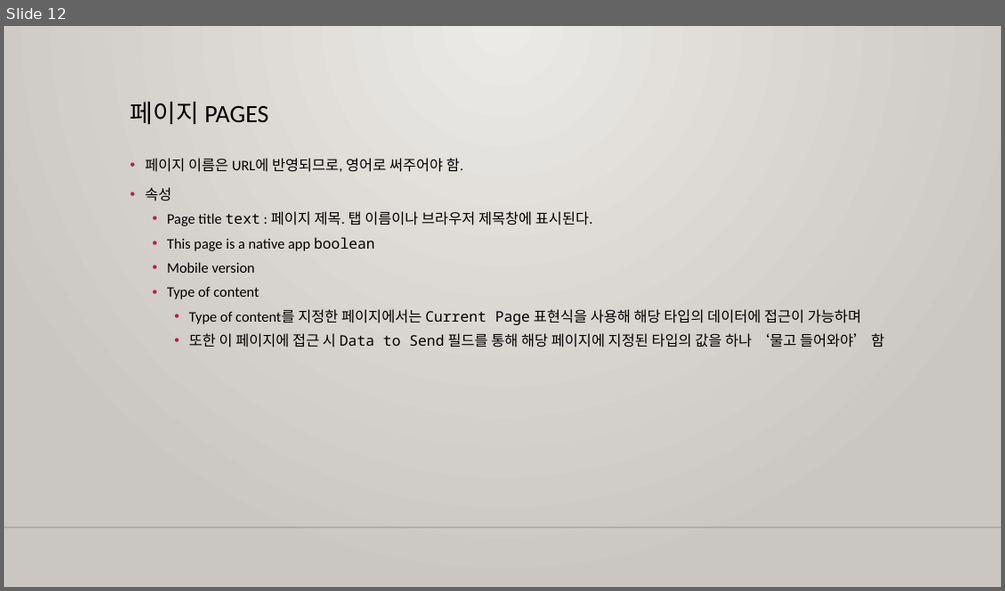
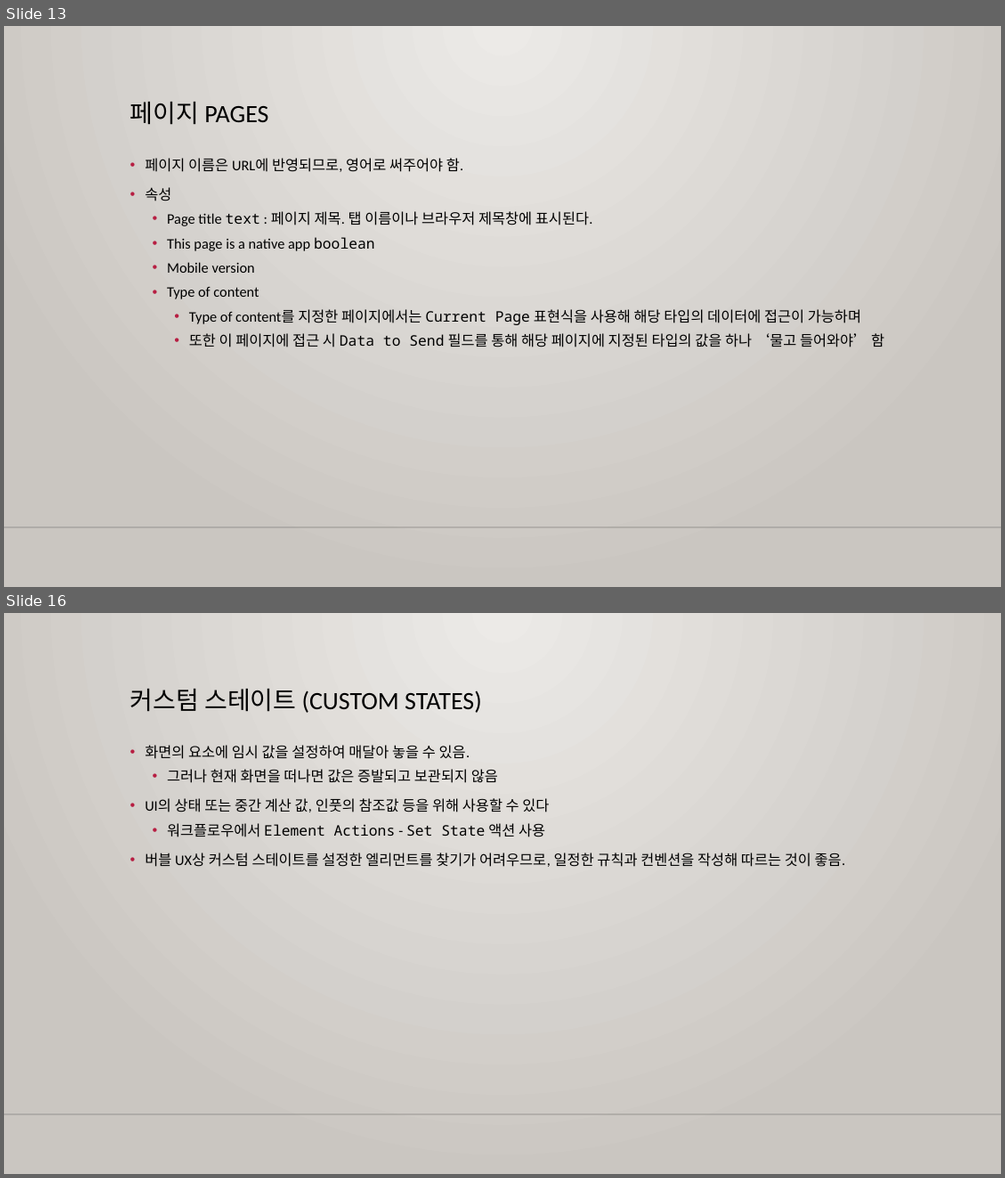
Before and after one commit to m00nlygreat/obsidian-vault, a slide deck: 노코드 엔지니어링/노코드 최강자 버블.pptx. Shown one above the other, each under a label of ours: slide 12 before the commit, slides 13 and 16 after it; the slides between them are not shown. The pictures are 1005x591 and 1005x1178 pixels, drawn with LibreOffice and Linux fonts; fonts in the diff are those of the drawing; background and template pictures are left out. Boxes give left, top, right and bottom in pixels: in the first picture for what was removed or moved away, otherwise in the second. Text is boxed around its words. In the diff, an @@ line names an element or a change of style, - is before the commit and + after.

Commit message:
백업 완료: 2023-11-26 06:30:42
Affected files:
노코드 엔지니어링/노코드 최강자 버블.md
노코드 엔지니어링/노코드 최강자 버블.pptx

```diff
--- a/노코드 엔지니어링/노코드 최강자 버블.pptx
+++ b/노코드 엔지니어링/노코드 최강자 버블.pptx
@@ slide 16 added at [4,613,1001,1174], background gradient #ECEAE7 to #CAC7C1; not listed: 1 template element that a slide beside it also shows @@
@@ title added at [130,689,482,713], 24 pt, text #000000 @@
+커스텀 스테이트 (CUSTOM STATES)
@@ text added at [145,745,846,867], 14 pt, text #000000 @@
+• 화면의 요소에 임시 값을 설정하여 매달아 놓을 수 있음.
+  • 그러나 현재 화면을 떠나면 값은 증발되고 보관되지 않음
+• UI의 상태 또는 중간 계산 값, 인풋의 참조값 등을 위해 사용할 수 있다
+  • 워크플로우에서 Element Actions - Set State 액션 사용
+• 버블 UX상 커스텀 스테이트를 설정한 엘리먼트를 찾기가 어려우므로, 일정한 규칙과 컨벤션을 작성해 따르는 것이 좋음.
@@ what was slide 12 is now slide 13 @@
```
Also in this commit, not shown: 5 other slides added, 1 other file.
